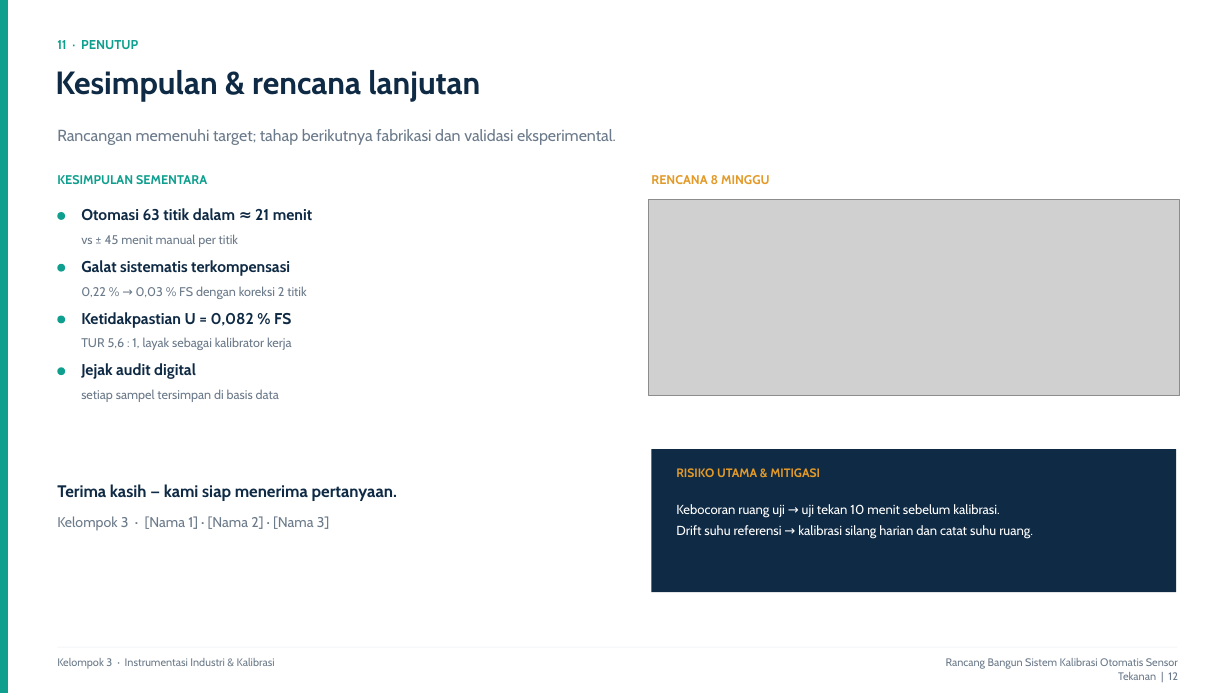
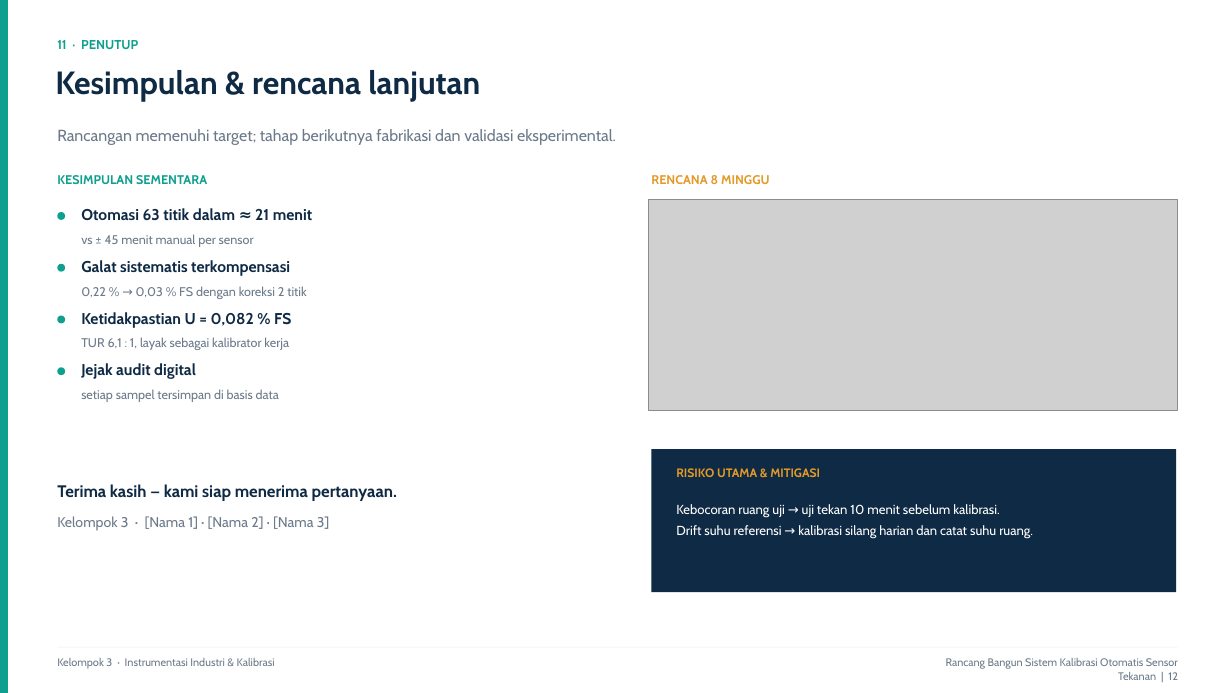
Before and after one commit to arthurisanararia/Tugas2_Metopen, a slide deck: slide 12 of Presentasi_Kalibrasi_Otomatis_Sensor_Tekanan.pptx. Drawn at 1232x693 pixels with LibreOffice and Linux fonts; fonts in the diff are those of the drawing; grey boxes stand for pictures. Boxes give left, top, right and bottom in pixels: in the first picture for what was removed or moved away, otherwise in the second. Text is boxed around its words. In the diff, an @@ line names an element or a change of style, - is before the commit and + after.

```diff
--- a/Presentasi_Kalibrasi_Otomatis_Sensor_Tekanan.pptx
+++ b/Presentasi_Kalibrasi_Otomatis_Sensor_Tekanan.pptx
@@ picture resized from (x1=649, y1=200, x2=1180, y2=396) to (x1=649, y1=200, x2=1177, y2=410) @@
@@ text at (x1=81, y1=234, x2=254, y2=247): text changed @@
-vs ± 45 menit manual per titik
+vs ± 45 menit manual per sensor
@@ text at (x1=81, y1=337, x2=289, y2=350): text changed @@
-TUR 5,6 : 1, layak sebagai kalibrator kerja
+TUR 6,1 : 1, layak sebagai kalibrator kerja
```
Also in this commit, not shown: 5 other slides changed, 17 other files.
